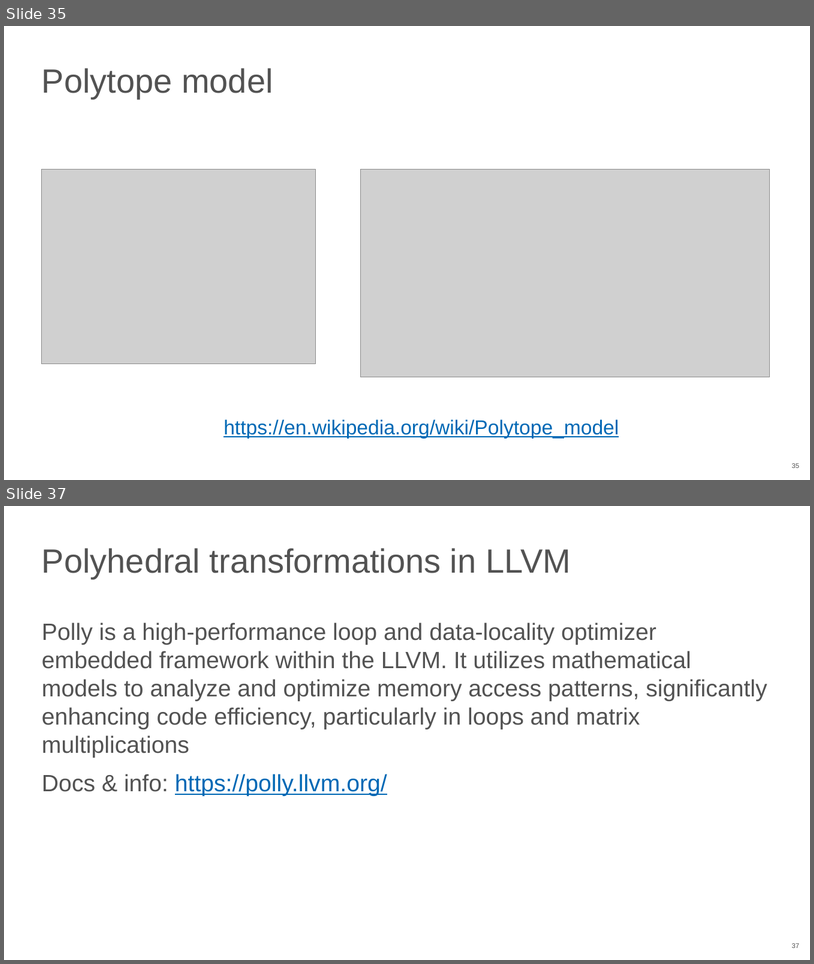
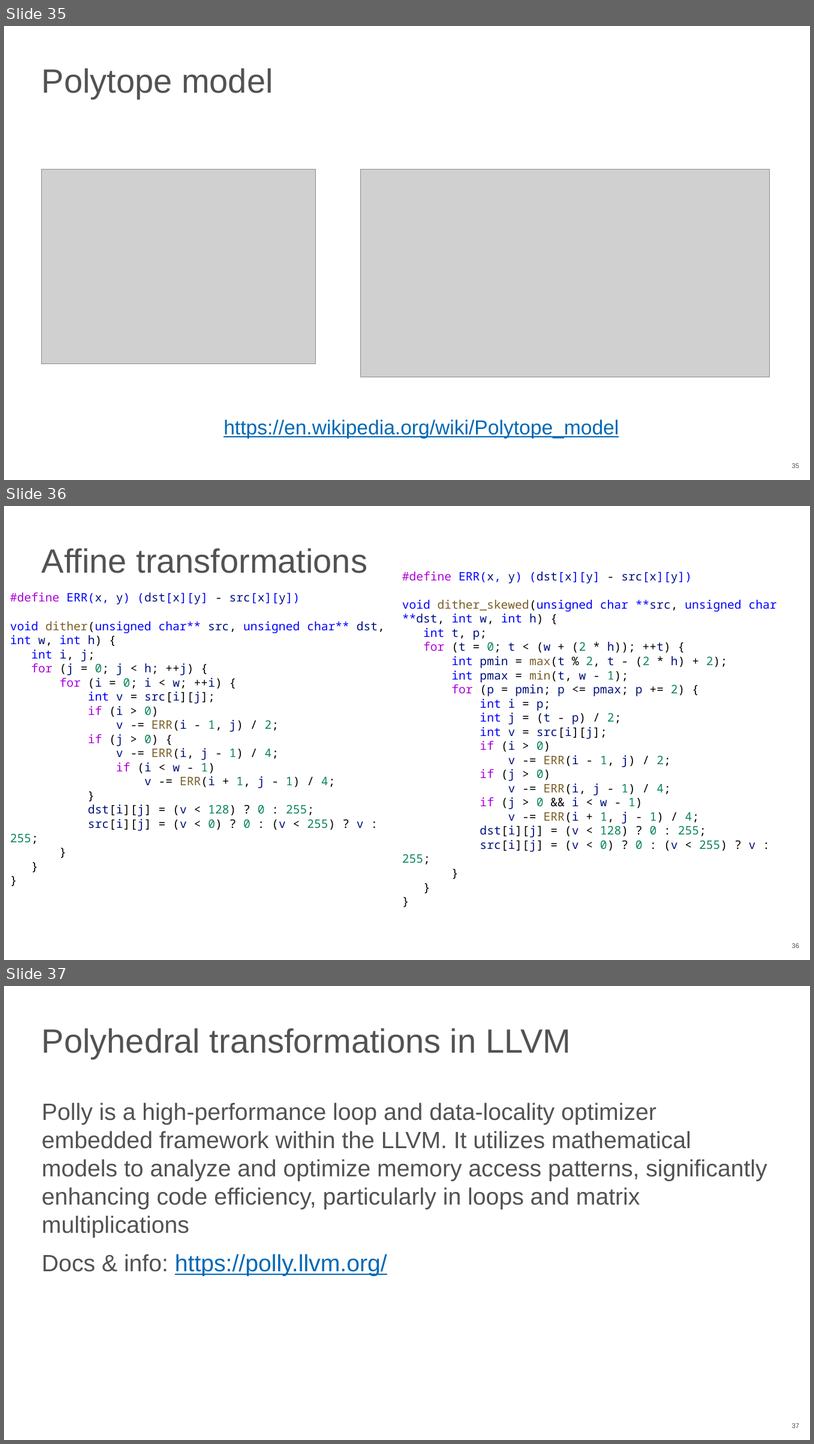
Before and after one commit to NN-complr-tech/Complr-course-lectures, a slide deck: 06-Optimizations-2.pptx. Shown one above the other, each under a label of ours: slides 35 and 37 before the commit, slides 35, 36 and 37 after it; the slides between them are not shown. The pictures are 814x964 and 814x1444 pixels, drawn with LibreOffice and Linux fonts; fonts in the diff are those of the drawing; grey boxes stand for pictures. Boxes give left, top, right and bottom in pixels: in the first picture for what was removed or moved away, otherwise in the second. Text is boxed around its words. In the diff, an @@ line names an element or a change of style, - is before the commit and + after.

Commit message:
Update 06-Optimizations-2 slides (2026)
- Fix typo on loop unroll/reroll slides
- Convert loop example screenshots to the text

```diff
--- a/06-Optimizations-2.pptx
+++ b/06-Optimizations-2.pptx
@@ slide 36 added at <box>4,506,810,960</box>, background #FFFFFF; not listed: 1 template element that a slide beside it also shows @@
@@ title added at <box>42,548,368,573</box>, 40 pt, text #525252 @@
+Affine transformations
@@ text added at <box>402,571,777,864</box>, 14 pt, text #000000 @@
+#define ERR(x, y) (dst[x][y] - src[x][y])
+void dither_skewed(unsigned char **src, unsigned char **dst, int w, int h) {
+int t, p;
+for (t = 0; t < (w + (2 * h)); ++t) {
+int pmin = max(t % 2, t - (2 * h) + 2);
+int pmax = min(t, w - 1);
+for (p = pmin; p <= pmax; p += 2) {
+int i = p;
+int j = (t - p) / 2;
+int v = src[i][j];
+if (i > 0)
+v -= ERR(i - 1, j) / 2;
+if (j > 0)
+v -= ERR(i, j - 1) / 4;
+if (j > 0 && i < w - 1)
+v -= ERR(i + 1, j - 1) / 4;
+dst[i][j] = (v < 128) ? 0 : 255;
+src[i][j] = (v < 0) ? 0 : (v < 255) ? v : 255;
+}
+}
+}
@@ text added at <box>10,592,385,844</box>, 14 pt, text #000000 @@
+#define ERR(x, y) (dst[x][y] - src[x][y])
+void dither(unsigned char** src, unsigned char** dst, int w, int h) {
+int i, j;
+for (j = 0; j < h; ++j) {
+for (i = 0; i < w; ++i) {
+int v = src[i][j];
+if (i > 0)
+v -= ERR(i - 1, j) / 2;
+if (j > 0) {
+v -= ERR(i, j - 1) / 4;
+if (i < w - 1)
+v -= ERR(i + 1, j - 1) / 4;
+}
+dst[i][j] = (v < 128) ? 0 : 255;
+src[i][j] = (v < 0) ? 0 : (v < 255) ? v : 255;
+}
+}
+}
```
Also in this commit, not shown: 1 slide changed, 9 other slides added, 10 slides removed.
